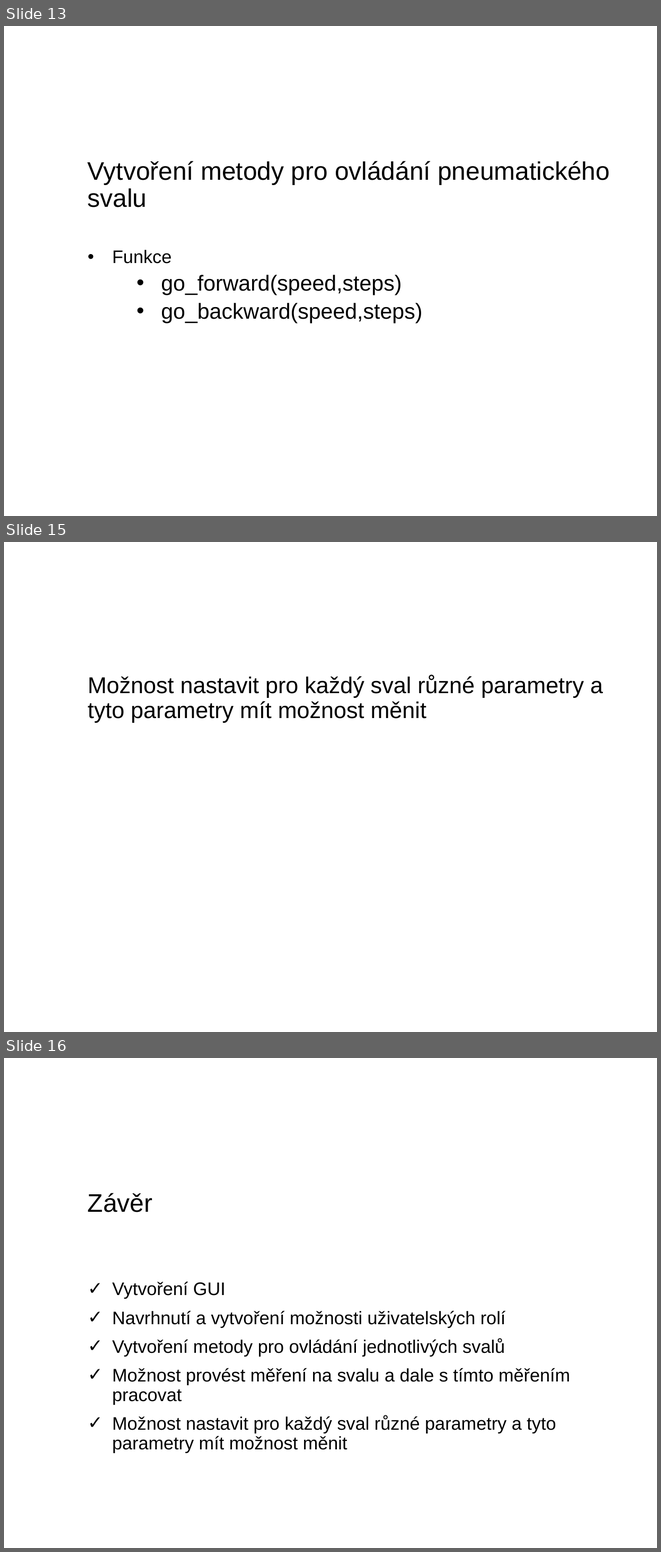
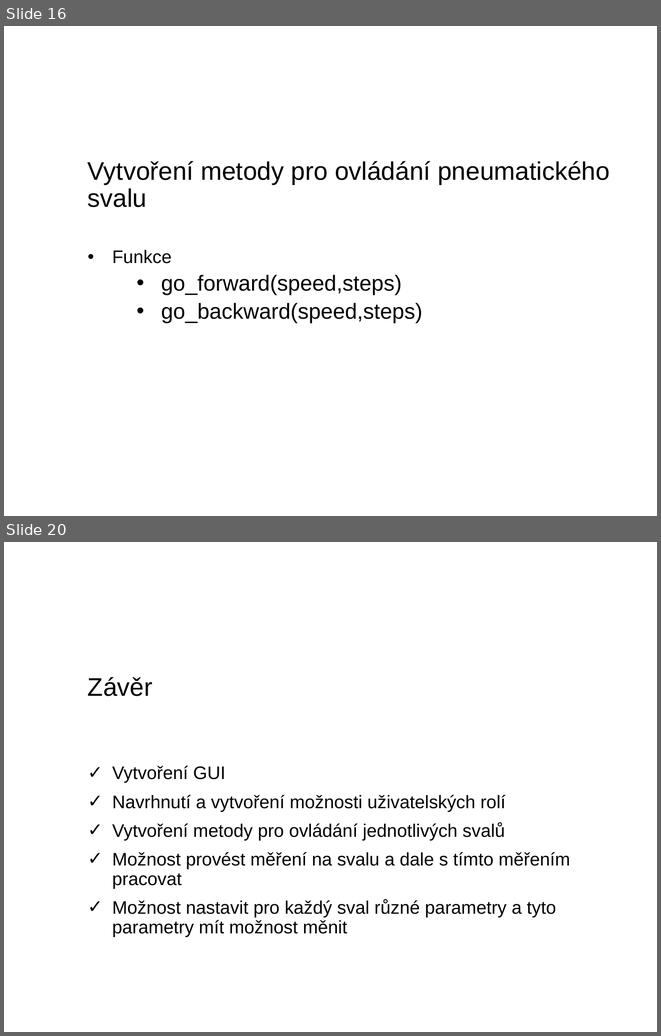
Before and after one commit to IronKnee22/Bakalarka, a slide deck: Obhajoba_darsamar.pptx. Shown one above the other, each under a label of ours: slides 13, 15 and 16 before the commit, slides 16 and 20 after it; the slides between them are not shown. The pictures are 661x1552 and 661x1036 pixels, drawn with LibreOffice and Linux fonts; fonts in the diff are those of the drawing; background and template pictures are left out. Boxes give left, top, right and bottom in pixels: in the first picture for what was removed or moved away, otherwise in the second. Text is boxed around its words. In the diff, an @@ line names an element or a change of style, - is before the commit and + after.

```diff
--- a/Obhajoba_darsamar.pptx
+++ b/Obhajoba_darsamar.pptx
@@ slide 15 removed at (4,542,657,1032), background #FFFFFF @@
@@ title removed at (88,675,603,722) @@
-Možnost nastavit pro každý sval různé parametry a tyto parametry mít možnost měnit
@@ what was slide 13 is now slide 16 @@
@@ what was slide 16 is now slide 20 @@
```
Also in this commit, not shown: 2 slides changed, 9 slides added, 4 other slides removed.
